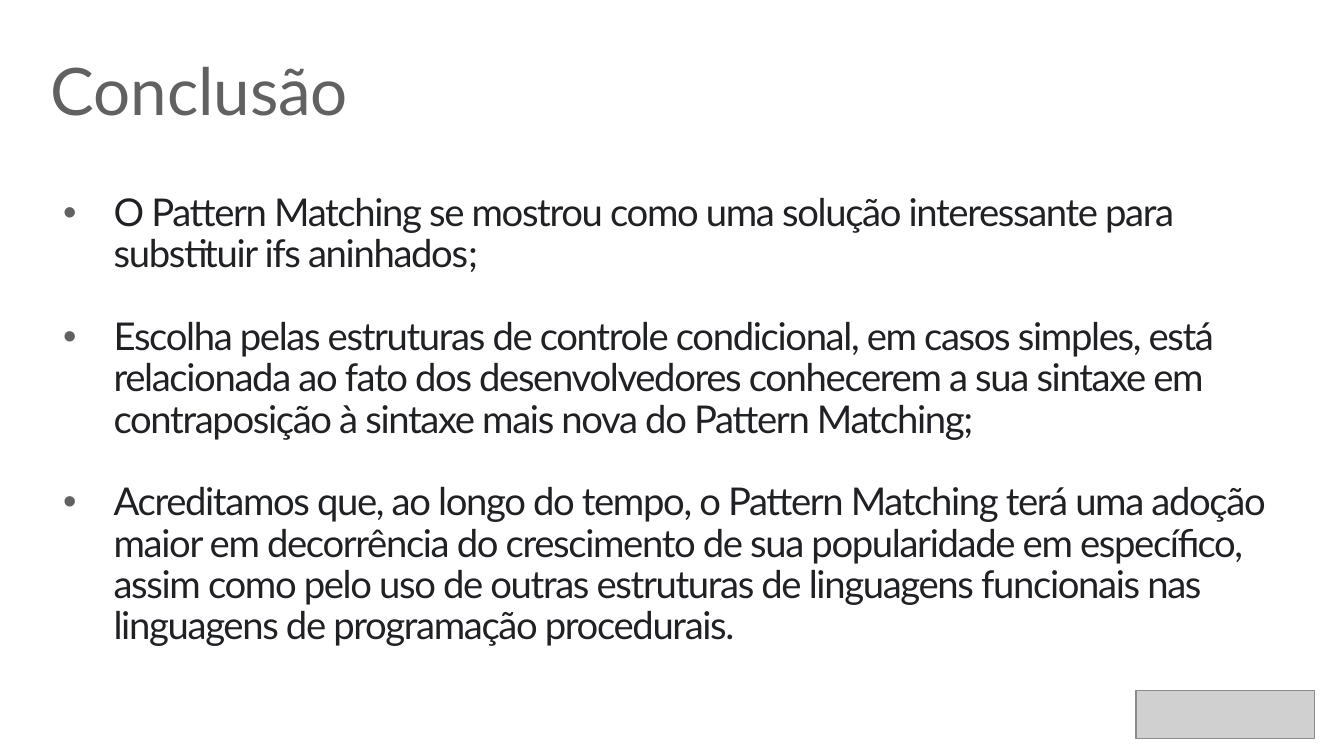
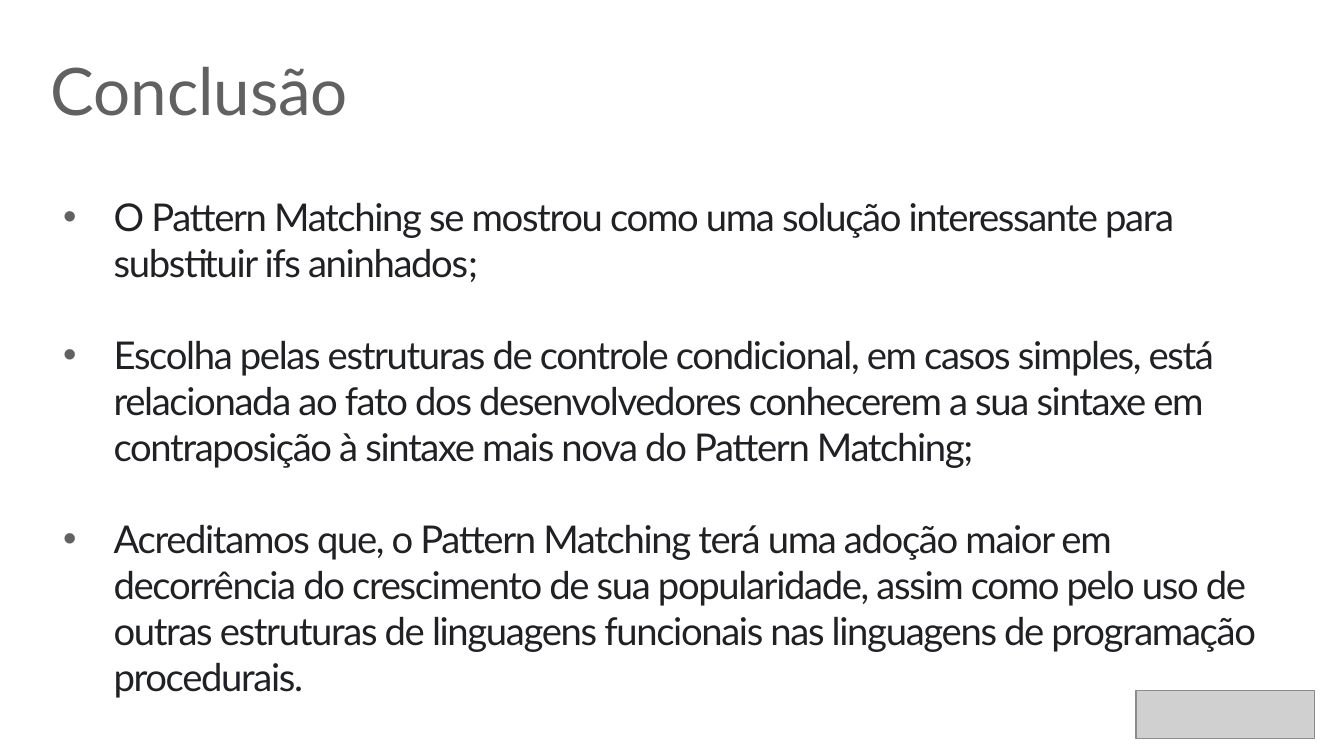
Before and after one commit to rafaelcruz-net/pattern-matching, a slide deck: slide 45 of Apresentacao_Defesa.pptx (slide 40 before the commit). Drawn at 1344x756 pixels with LibreOffice and Linux fonts; fonts in the diff are those of the drawing; grey boxes stand for pictures. Boxes give left, top, right and bottom in pixels: in the first picture for what was removed or moved away, otherwise in the second. Text is boxed around its words. In the diff, an @@ line names an element or a change of style, - is before the commit and + after.

```diff
--- a/Apresentacao_Defesa.pptx
+++ b/Apresentacao_Defesa.pptx
@@ text at (114, 203, 1214, 468): line spacing 0.9 to 1 @@
@@ text at (114, 525, 1256, 652): text changed @@
-• Acreditamos que, ao longo do tempo, o Pattern Matching terá uma adoção maior em decorrência do crescimento de sua popularidade em específico, assim como pelo uso de outras estruturas de linguagens funcionais nas linguagens de programação procedurais.
+• Acreditamos que, o Pattern Matching terá uma adoção maior em decorrência do crescimento de sua popularidade, assim como pelo uso de outras estruturas de linguagens funcionais nas linguagens de programação procedurais.
```
Also in this commit, not shown: 13 other slides changed, 5 slides added, 9 other files.
